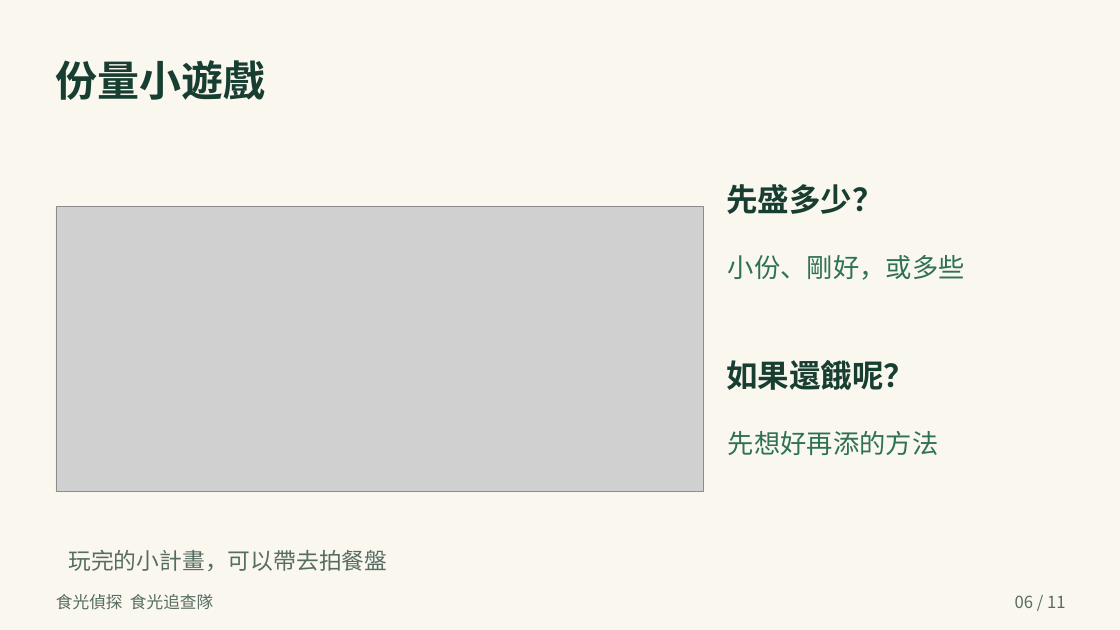
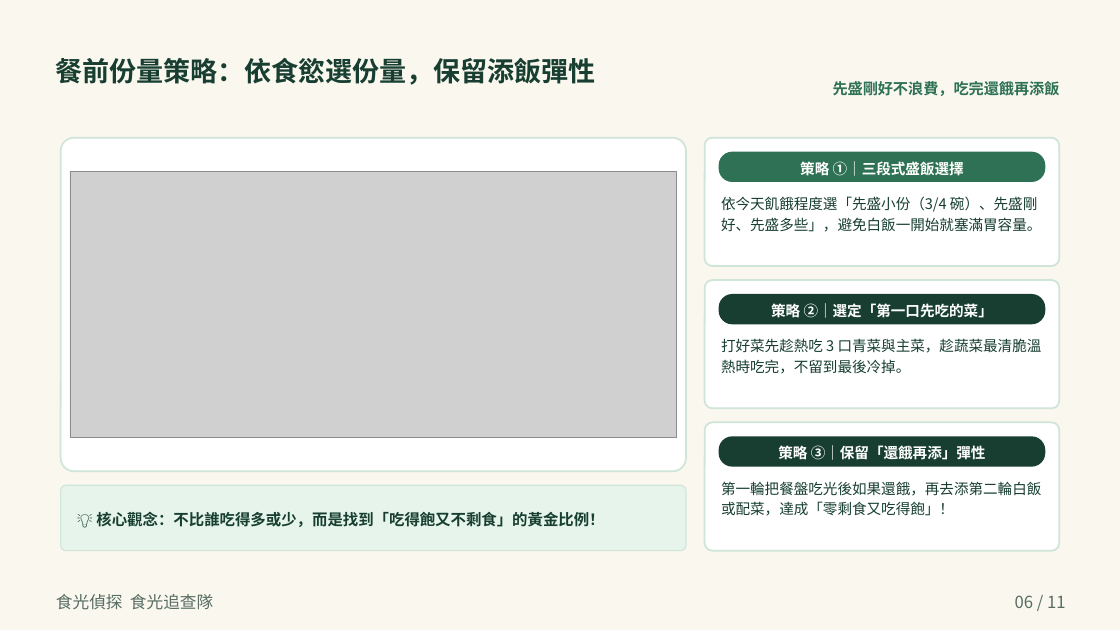
Before and after one commit to timdirty/taibei-student-explorers, a slide deck: slide 6 of slides/食光偵探_11頁學生簡報.pptx. Drawn at 1120x630 pixels with LibreOffice and Linux fonts; fonts in the diff are those of the drawing; grey boxes stand for pictures. Boxes give left, top, right and bottom in pixels: in the first picture for what was removed or moved away, otherwise in the second. Text is boxed around its words. In the diff, an @@ line names an element or a change of style, - is before the commit and + after.

```diff
--- a/slides/食光偵探_11頁學生簡報.pptx
+++ b/slides/食光偵探_11頁學生簡報.pptx
@@ text at box(56, 58, 596, 85): text changed; size 36 to 23.2 pt @@
-份量小遊戲
+餐前份量策略：依食慾選份量，保留添飯彈性
@@ text added at box(833, 81, 1060, 96), 13 pt, text #2E7154, bold @@
+先盛剛好不浪費，吃完還餓再添飯
@@ rounded rectangle added at box(60, 138, 686, 471), fill #FFFFFF, outline #CFE5D8 1.5 pt @@
@@ rounded rectangle added at box(705, 138, 1060, 266), fill #FFFFFF, outline #CFE5D8 1.5 pt @@
@@ picture: place and size @@
-picture at box(56, 207, 704, 492)
+picture at box(70, 171, 676, 439)
@@ rounded rectangle added at box(719, 152, 1046, 182), fill #2E7154 @@
@@ text added at box(800, 159, 964, 178), 12.5 pt, text #FFFFFF, bold @@
+策略 ①｜三段式盛飯選擇
@@ text added at box(721, 196, 1041, 232), 12.5 pt, text #173E31 @@
+依今天飢餓程度選「先盛小份（3/4 碗）、先盛剛好、先盛多些」，避免白飯一開始就塞滿胃容量。
@@ text removed at box(726, 184, 884, 214) @@
-先盛多少？
@@ text removed at box(728, 255, 965, 280) @@
-小份、剛好，或多些
@@ rounded rectangle added at box(705, 280, 1060, 408), fill #FFFFFF, outline #CFE5D8 1.5 pt @@
@@ rounded rectangle added at box(719, 294, 1046, 324), fill #173E31 @@
@@ text added at box(771, 302, 993, 321), 12.5 pt, text #FFFFFF, bold @@
+策略 ②｜選定「第一口先吃的菜」
@@ text added at box(721, 338, 1042, 374), 12.5 pt, text #173E31 @@
+打好菜先趁熱吃 3 口青菜與主菜，趁蔬菜最清脆溫熱時吃完，不留到最後冷掉。
@@ text removed at box(726, 360, 915, 390) @@
-如果還餓呢？
@@ rounded rectangle added at box(705, 423, 1060, 551), fill #FFFFFF, outline #CFE5D8 1.5 pt @@
@@ rounded rectangle added at box(719, 436, 1046, 466), fill #173E31 @@
@@ text removed at box(728, 431, 938, 455) @@
-先想好再添的方法
@@ text added at box(778, 444, 986, 463), 12.5 pt, text #FFFFFF, bold @@
+策略 ③｜保留「還餓再添」彈性
@@ rounded rectangle added at box(60, 486, 686, 551), fill #E6F4EB, outline #CFE5D8 1 pt @@
@@ text added at box(721, 481, 1041, 516), 12.5 pt, text #173E31 @@
+第一輪把餐盤吃光後如果還餓，再去添第二輪白飯或配菜，達成「零剩食又吃得飽」！
@@ text added at box(96, 512, 604, 527), 13.2 pt, text #173E31, bold @@
+💡 核心觀念：不比誰吃得多或少，而是找到「吃得飽又不剩食」的黃金比例！
@@ text removed at box(68, 550, 387, 571) @@
-玩完的小計畫，可以帶去拍餐盤
```
Also in this commit, not shown: 9 other slides changed, 29 other files.
